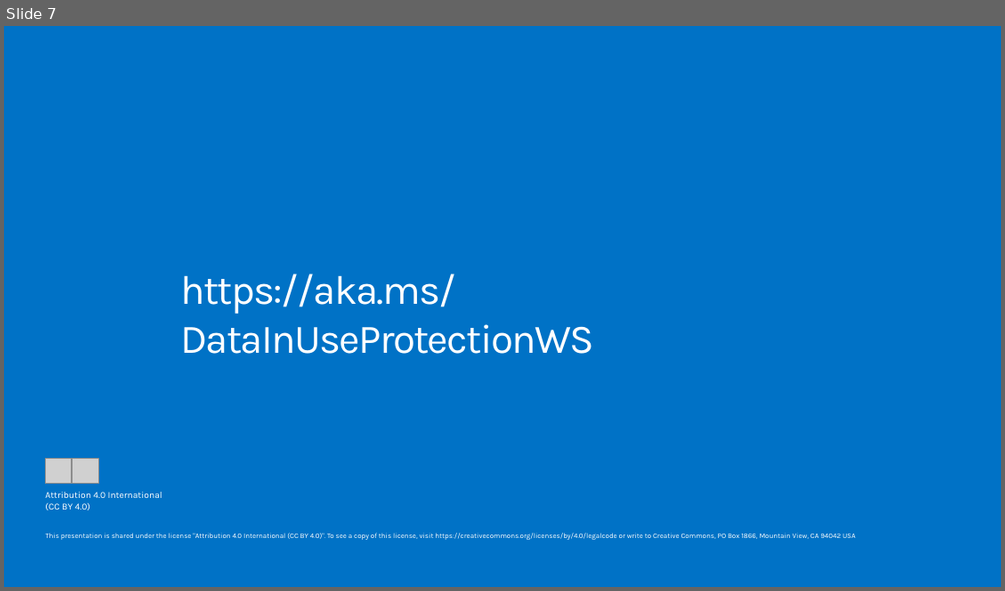
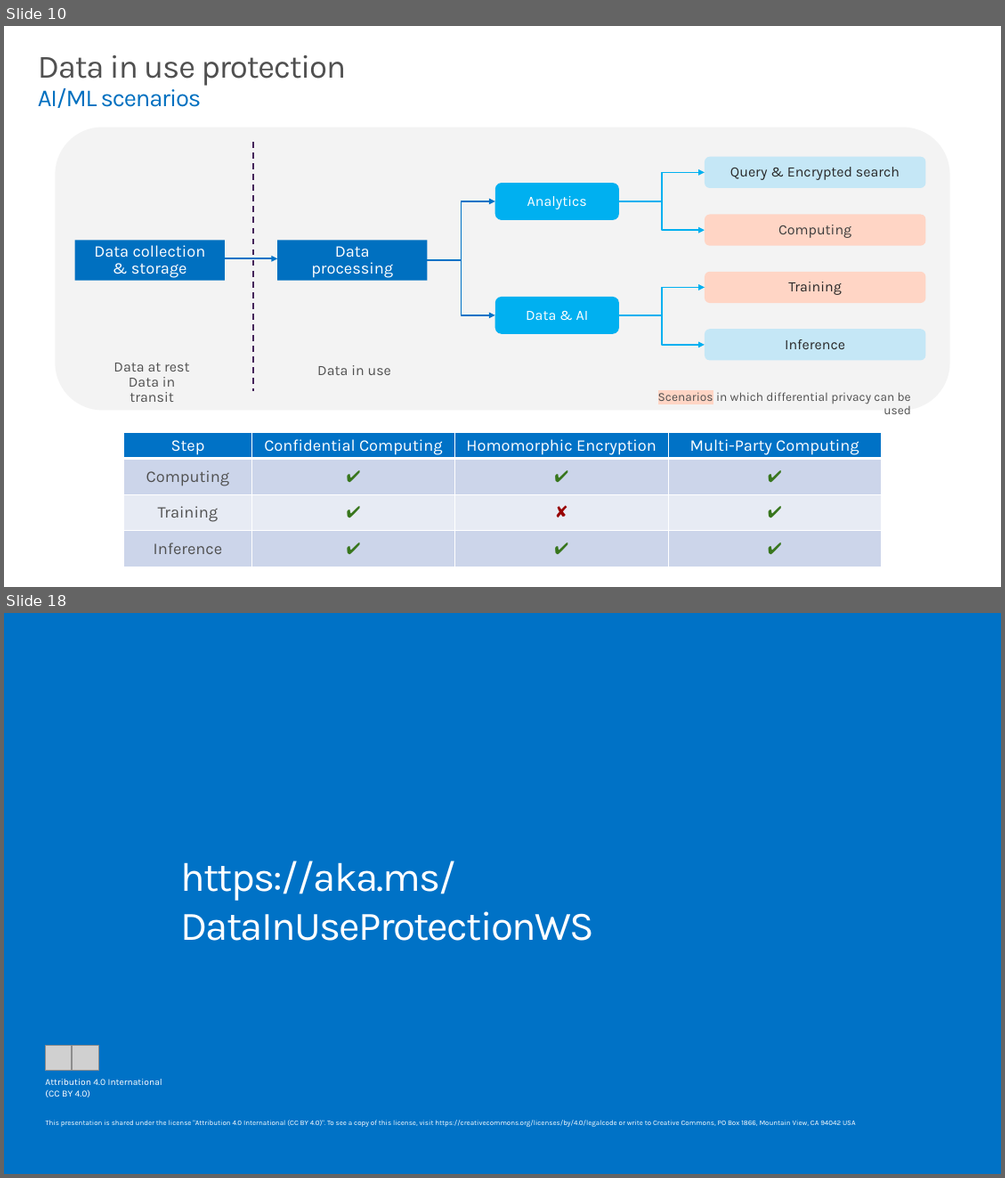
Before and after one commit to microsoft/data-in-use-protection-workshop, a slide deck: decks/Data in use Protection Compass - Wrap-up.pptx. Shown one above the other, each under a label of ours: slide 7 before the commit, slides 10 and 18 after it; the slides between them are not shown. The pictures are 1005x591 and 1005x1178 pixels, drawn with LibreOffice and Linux fonts; fonts in the diff are those of the drawing; grey boxes stand for pictures. Boxes give left, top, right and bottom in pixels: in the first picture for what was removed or moved away, otherwise in the second. Text is boxed around its words. In the diff, an @@ line names an element or a change of style, - is before the commit and + after.

```diff
--- a/decks/Data in use Protection Compass - Wrap-up.pptx
+++ b/decks/Data in use Protection Compass - Wrap-up.pptx
@@ slide 10 added at <box>4,26,1001,587</box>, background #FFFFFF @@
@@ title added at <box>38,55,347,108</box>, 32 pt, text #505050 @@
+Data in use protection
+AI/ML scenarios
@@ group added at <box>56,127,950,414</box>: 7 rounded rectangles, 7 elbow arrows, 3 texts, 2 rectangles, 1 line @@
+Data collection & storage
+Data processing
+Analytics
+Data & AI
+Query & Encrypted search
+Computing
+Training
+Inference
+Data at rest Data in transit
+Data in use
+Scenarios in which differential privacy can be used
@@ table added at <box>123,432,882,567</box>, 4 rows, 4 columns @@
+Step | Confidential Computing | Homomorphic Encryption | Multi-Party Computing
+Computing | ✔ | ✔ | ✔
+Training | ✔ | ✘ | ✔
+Inference | ✔ | ✔ | ✔
@@ what was slide 7 is now slide 18 @@
```
Also in this commit, not shown: 3 slides changed, 11 other slides added, 1 slide removed, 19 other files.
